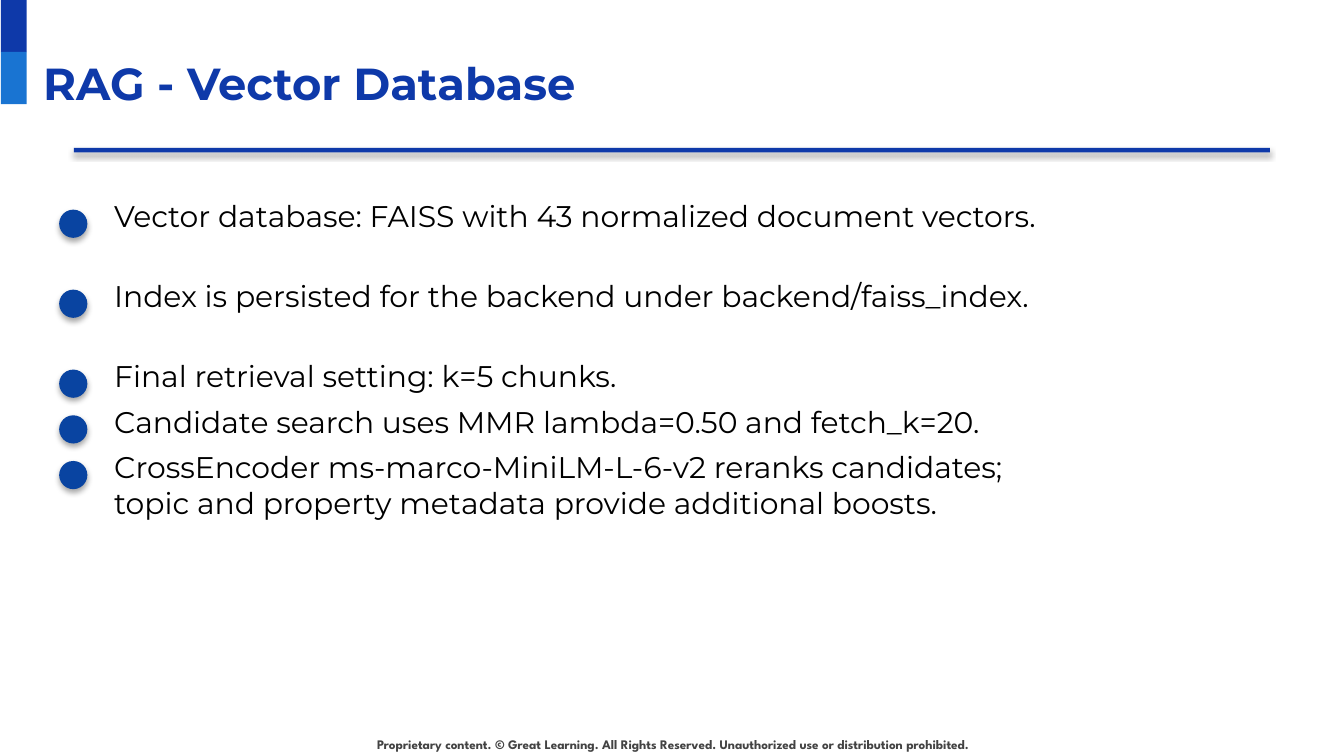
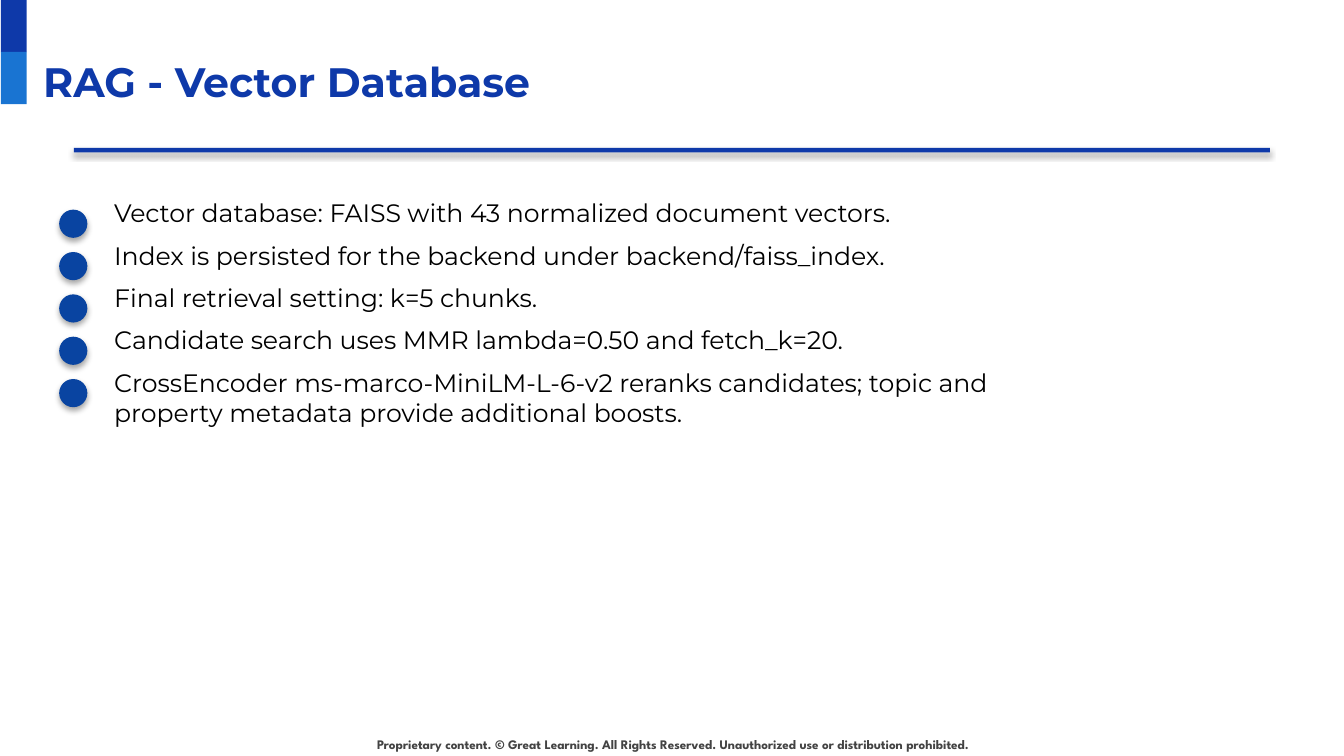
Before and after one commit to raovutukoor1/aurora-stay-qna, a slide deck: slide 9 of presentations/Aurora_Stays_RAG_Project_Presentation_Template_Style.pptx. Drawn at 1344x756 pixels with LibreOffice and Linux fonts; fonts in the diff are those of the drawing; background and template pictures are left out. Boxes give left, top, right and bottom in pixels: in the first picture for what was removed or moved away, otherwise in the second. Text is boxed around its words. In the diff, an @@ line names an element or a change of style, - is before the commit and + after.

```diff
--- a/presentations/Aurora_Stays_RAG_Project_Presentation_Template_Style.pptx
+++ b/presentations/Aurora_Stays_RAG_Project_Presentation_Template_Style.pptx
@@ title "RAG - Vector Database" at (43,66,530,98): size 24 to 22 pt @@
@@ text "Index is persisted for the ...": place and size @@
-text "Index is persisted for the ..." at (114,282,1028,313)
+text "Index is persisted for the ..." at (114,243,885,270)
@@ ellipse: place and size @@
-ellipse at (59,289,87,317)
+ellipse at (59,253,87,281)
@@ ellipse: place and size @@
-ellipse at (59,370,87,398)
+ellipse at (59,294,87,323)
@@ text "Final retrieval setting: k=5 chunks.": place and size @@
-text "Final retrieval setting: k=5 chunks." at (114,365,616,393)
+text "Final retrieval setting: k=5 chunks." at (114,288,537,312)
@@ 2 ellipses, 1 text: place and size @@
-2 ellipses, 1 text at (59,410,979,489)
+2 ellipses, 1 text at (59,330,843,407)
@@ size 16 to 13.5 pt in 5 elements at (114,203,891,222), (114,243,885,270), (114,288,537,312), (114,330,843,351), (114,373,988,427) @@
@@ text "CrossEncoder ms-marco-MiniLM-L-6-v2 reranks candidates; topi ...": place and size @@
-text "CrossEncoder ms-marco-MiniLM-L-6-v2 reranks candidates; topi ..." at (114,456,1002,520)
+text "CrossEncoder ms-marco-MiniLM-L-6-v2 reranks candidates; topi ..." at (114,373,988,427)
```
Also in this commit, not shown: 29 other slides changed, 2 other files.
